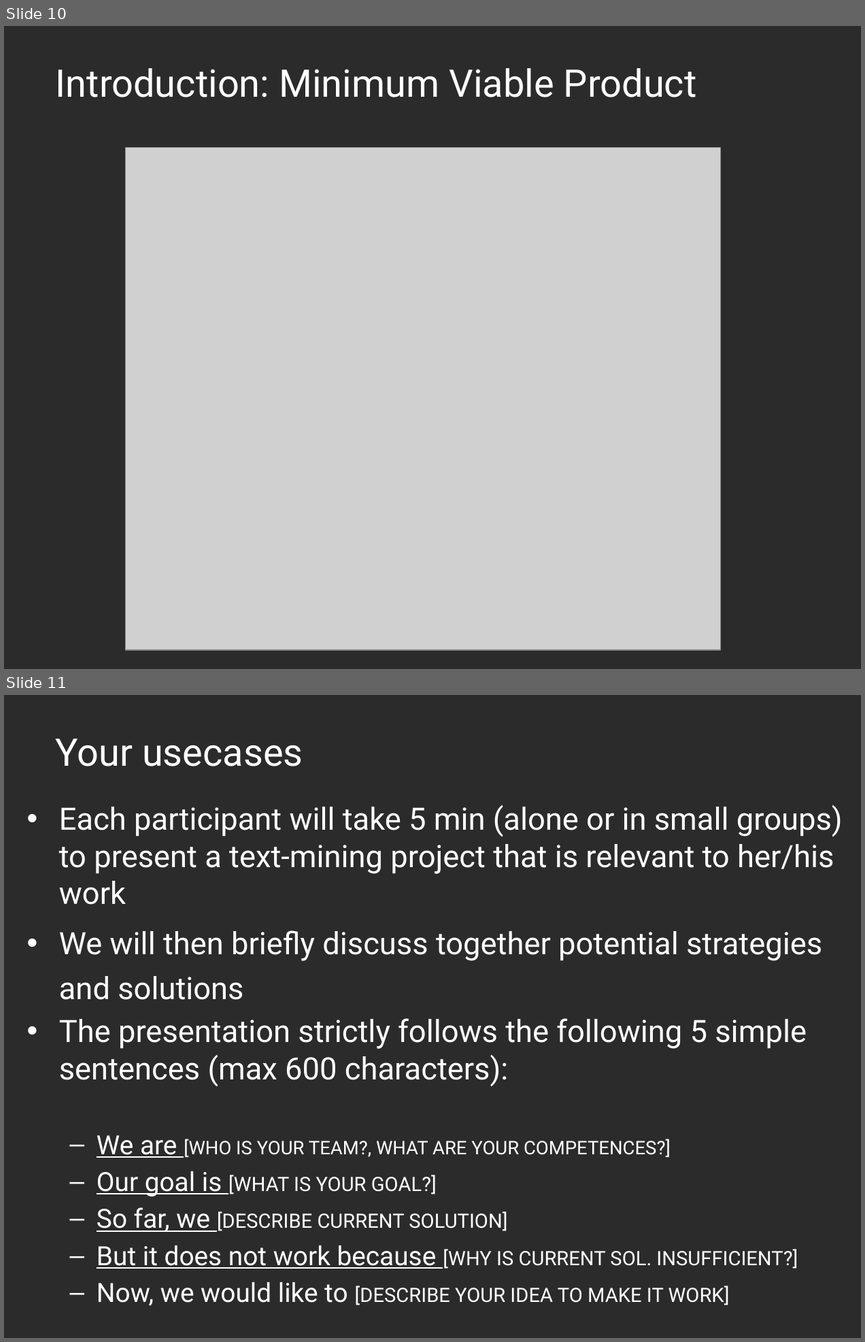
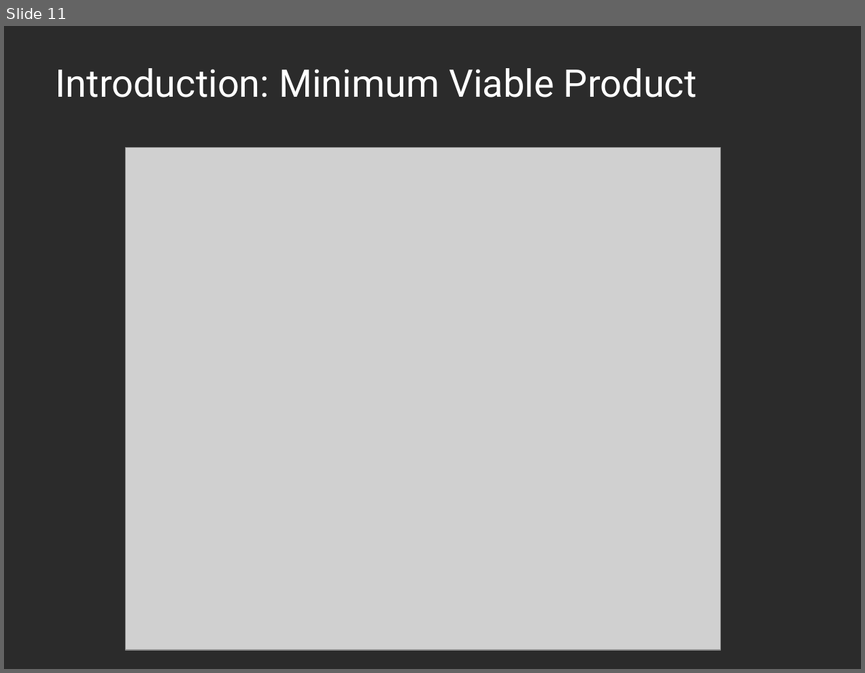
Before and after one commit to ElianeBlumer/text_mining_workshop, a slide deck: 20151126_epfl-library_text-mining.pptx. Shown one above the other, each under a label of ours: slides 10 and 11 before the commit, slide 11 after it. The pictures are 865x1342 and 865x673 pixels, drawn with LibreOffice and Linux fonts; fonts in the diff are those of the drawing; grey boxes stand for pictures; background and template pictures are left out; a plain dark background stands for a picture behind light text. Boxes give left, top, right and bottom in pixels: in the first picture for what was removed or moved away, otherwise in the second. Text is boxed around its words. In the diff, an @@ line names an element or a change of style, - is before the commit and + after.

```diff
--- a/20151126_epfl-library_text-mining.pptx
+++ b/20151126_epfl-library_text-mining.pptx
@@ slide 11 removed at <box>4,695,861,1338</box>, background picture (left out) @@
@@ title removed at <box>56,739,303,766</box> @@
-Your usecases
@@ text removed at <box>59,805,842,1305</box> @@
-• Each participant will take 5 min (alone or in small groups) to present a text-mining project that is relevant to her/his work
-• We will then briefly discuss together potential strategies and solutions
-• The presentation strictly follows the following 5 simple sentences (max 600 characters):
-  – We are [WHO IS YOUR TEAM?, WHAT ARE YOUR COMPETENCES?]
-  – Our goal is [WHAT IS YOUR GOAL?]
-  – So far, we [DESCRIBE CURRENT SOLUTION]
-  – But it does not work because [WHY IS CURRENT SOL. INSUFFICIENT?]
-  – Now, we would like to [DESCRIBE YOUR IDEA TO MAKE IT WORK]
@@ what was slide 10 is now slide 11 @@
```
Also in this commit, not shown: 2 slides changed, 3 slides added, 3 other slides removed, 17 other files.
